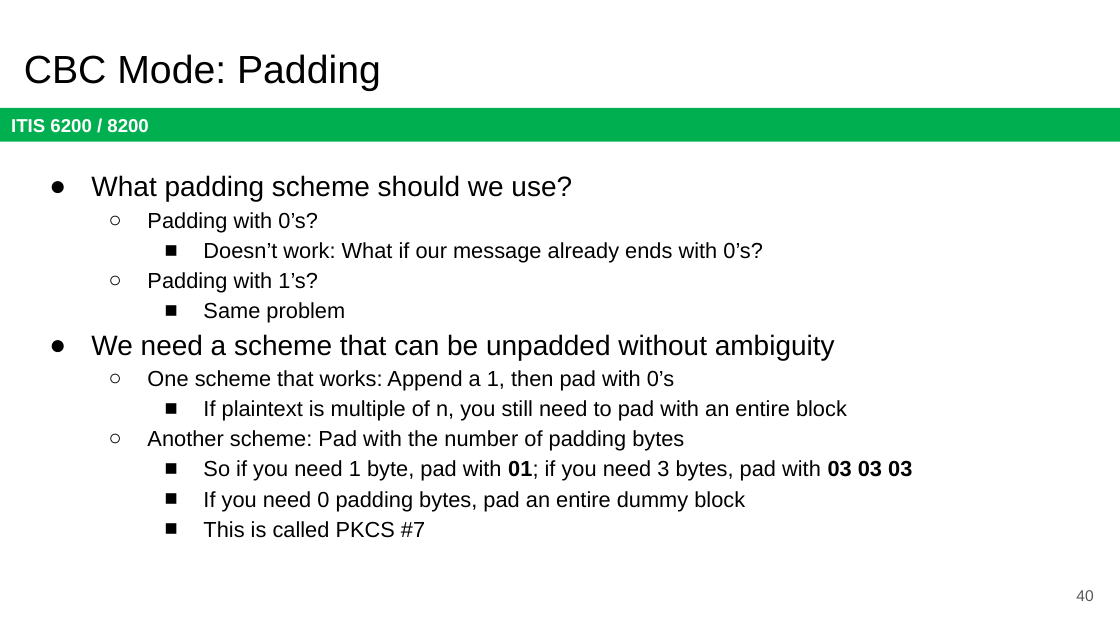
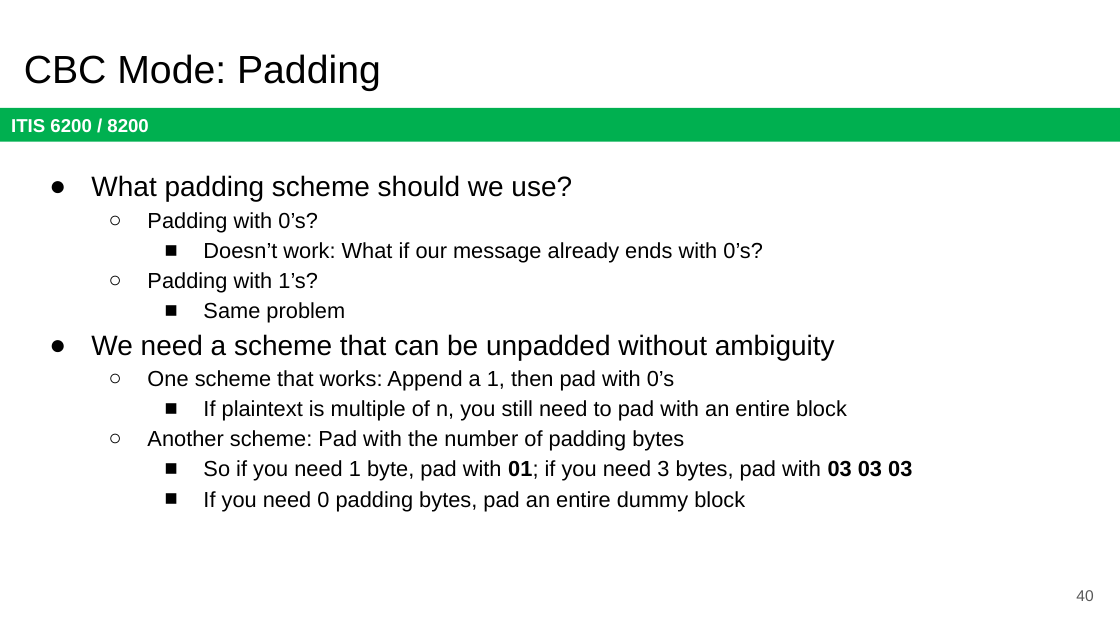
Before and after one commit to jx5c/github.io, a slide deck: slide 40 of teaching/ITIS6200/2023fa/lectures/lec03.pptx. Drawn at 1120x630 pixels with LibreOffice and Linux fonts; fonts in the diff are those of the drawing. Boxes give left, top, right and bottom in pixels: in the first picture for what was removed or moved away, otherwise in the second. Text is boxed around its words. In the diff, an @@ line names an element or a change of style, - is before the commit and + after.

```diff
--- a/teaching/ITIS6200/2023fa/lectures/lec03.pptx
+++ b/teaching/ITIS6200/2023fa/lectures/lec03.pptx
@@ text at [203, 521, 425, 538]: paragraph removed @@
-    ■ This is called PKCS #7
```
Also in this commit, not shown: 25 other slides changed, 1 other file.
